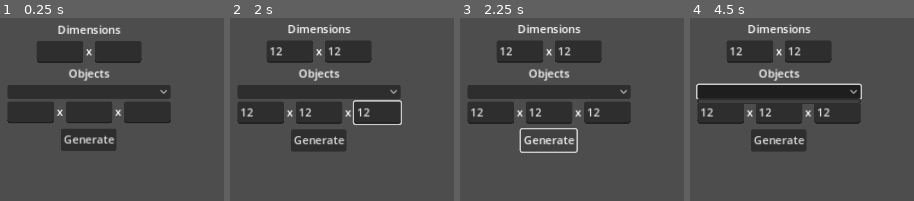
Above: before the commit, frames 1-4 (left to right).
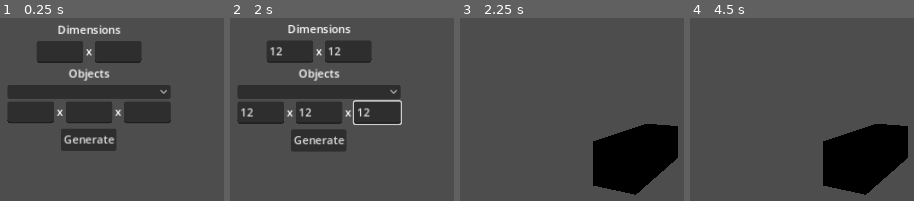
Above: after the commit, the same moments.

Repository: swagvillain/cpsc300proj
Game: Godot game, scene res://ui.tscn
Same seed, same stepped clock (60 frames per second), same inputs: the game is played once before the commit and once after it.
Inputs (mouse positions are in pixels of both pictures, inside the frame that each line leads up to):
- Up to frame 1 (0.25 s): no input
- Up to frame 2 (2 s): click (290, 52) at 0.52 s; type "12" at 0.6 s; click (348, 52) at 0.75 s; type "12" at 0.83 s; click (261, 113) at 0.98 s; type "12" at 1.07 s; click (319, 113) at 1.27 s; type "12" at 1.35 s; click (377, 113) at 1.5 s; type "12" at 1.58 s
- Up to frame 3 (2.25 s): click "Generate" at 2 s
- Up to frame 4 (4.5 s): click (779, 140) at 2.75 s, where only the run before the commit has a clickable "Generate"; click (779, 140) at 3.5 s, where only the run before the commit has a clickable "Generate"; click (779, 91) at 4.27 s

Frames 1-2 are identical in both runs. In frame 3, 31% of the frame differs, in the area x 3-98%, y 3-97%; in frame 4, 34%, in the area x 2-98%, y 3-97%.

Commit message:
let me checkout

Diff:
--- /dev/null
+++ b/src/godot/cpsc300_projectv1/generate.gd
@@ -0,0 +1,15 @@
+extends Control
+
+
+# Called when the node enters the scene tree for the first time.
+func _ready() -> void:
+	pass # Replace with function body.
+
+
+# Called every frame. 'delta' is the elapsed time since the previous frame.
+func _process(delta: float) -> void:
+	pass
+
+
+func _on_generate_pressed() -> void:
+	get_tree().change_scene_to_file("res://user_room.tscn")
--- a/src/godot/cpsc300_projectv1/ui.tscn
+++ b/src/godot/cpsc300_projectv1/ui.tscn
@@ -1,4 +1,6 @@
-[gd_scene format=3 uid="uid://bth64pbj5a74d"]
+[gd_scene load_steps=2 format=3 uid="uid://bth64pbj5a74d"]
+
+[ext_resource type="Script" path="res://generate.gd" id="1_lbf2m"]
 
 [node name="Ui" type="Control"]
 layout_mode = 3
@@ -7,6 +9,7 @@
 anchor_bottom = 1.0
 grow_horizontal = 2
 grow_vertical = 2
+script = ExtResource("1_lbf2m")
 
 [node name="MarginContainer" type="MarginContainer" parent="."]
 layout_mode = 1
@@ -83,3 +86,5 @@
 layout_mode = 2
 size_flags_horizontal = 4
 text = "Generate"
+
+[connection signal="pressed" from="MarginContainer/Menu_Vertical/Generate" to="." method="_on_generate_pressed"]
--- /dev/null
+++ b/src/godot/cpsc300_projectv1/user_room.tscn
@@ -0,0 +1,12 @@
+[gd_scene format=3 uid="uid://g5ehfc8wlagc"]
+
+[node name="user_room" type="Node3D"]
+
+[node name="CSGCombiner3D" type="CSGCombiner3D" parent="."]
+
+[node name="CSGBox3D" type="CSGBox3D" parent="CSGCombiner3D"]
+transform = Transform3D(1, 0, 0, 0, 1, 0, 0, 0, 1, 1.48828, 0, 0)
+size = Vector3(3.97656, 1, 1)
+
+[node name="Camera3D" type="Camera3D" parent="."]
+transform = Transform3D(0.583144, 0, -0.812369, 0, 1, 0, 0.812369, 0, 0.583144, -6.52206, 1.74335, 2.57255)
